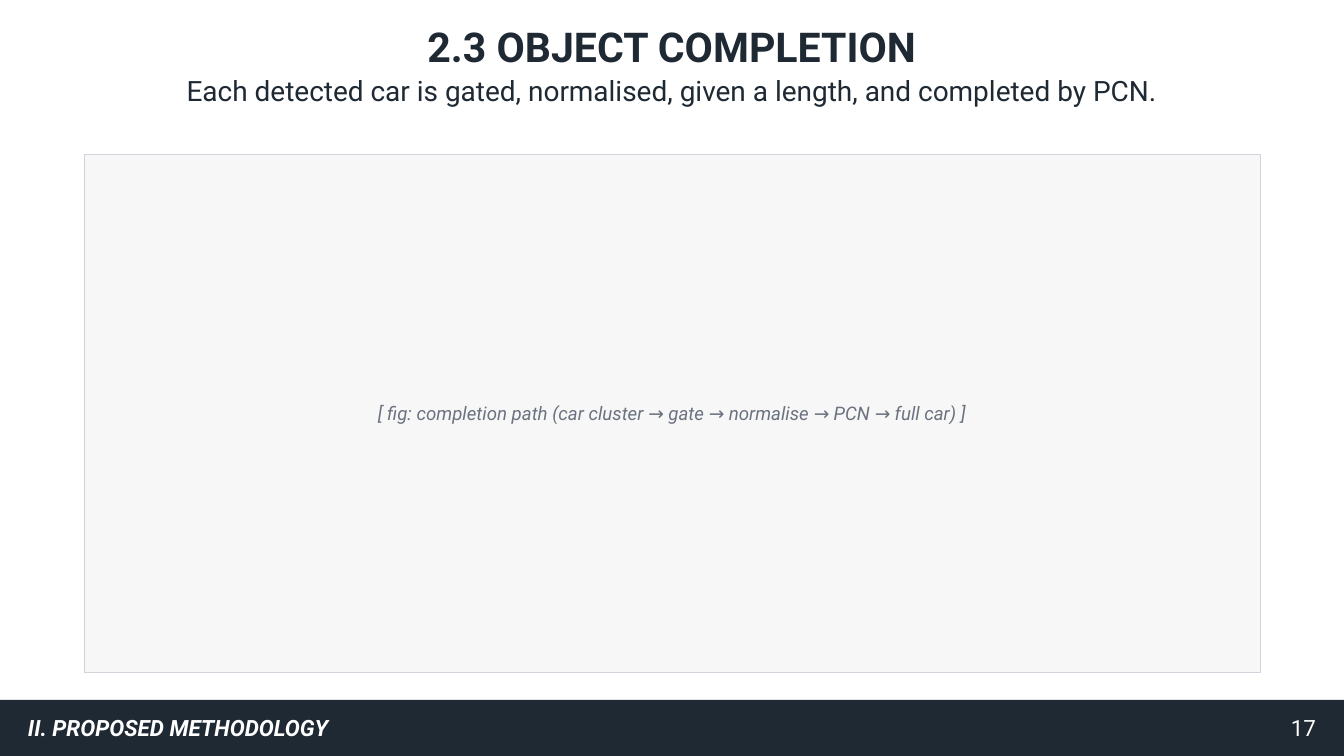
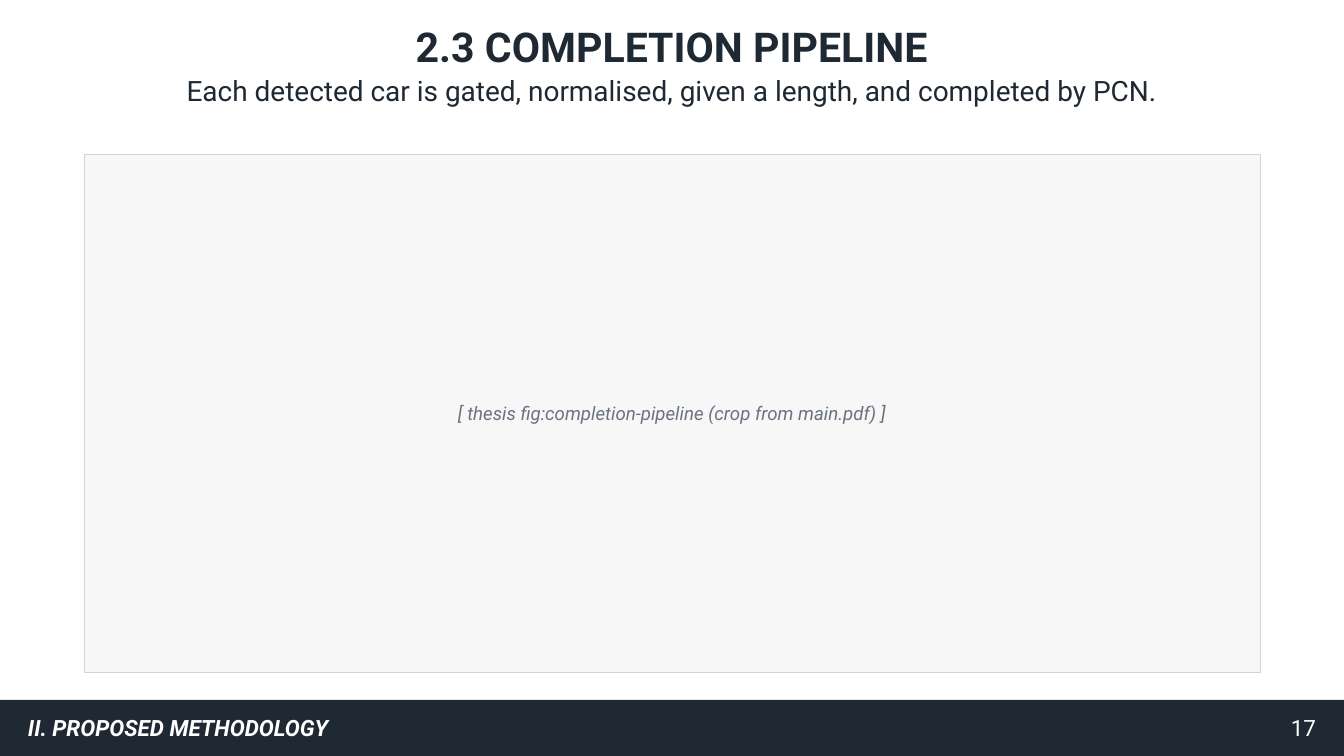
Before and after one commit to gooners006/LIDAR_Segmentation, a slide deck: slide 17 of docs/defense/deck_v2.pptx. Drawn at 1344x756 pixels with LibreOffice and Linux fonts; fonts in the diff are those of the drawing. Boxes give left, top, right and bottom in pixels: in the first picture for what was removed or moved away, otherwise in the second. Text is boxed around its words. In the diff, an @@ line names an element or a change of style, - is before the commit and + after.

```diff
--- a/docs/defense/deck_v2.pptx
+++ b/docs/defense/deck_v2.pptx
@@ text at (416,32,927,63): text changed @@
-2.3 OBJECT COMPLETION
+2.3 COMPLETION PIPELINE
@@ text at (467,405,876,424): text changed @@
-[ fig: completion path (car cluster → gate → normalise → PCN → full car) ]
+[ thesis fig:completion-pipeline (crop from main.pdf) ]
```
Also in this commit, not shown: 44 other slides changed, 9 slides added, 7 slides removed, 48 other files.
